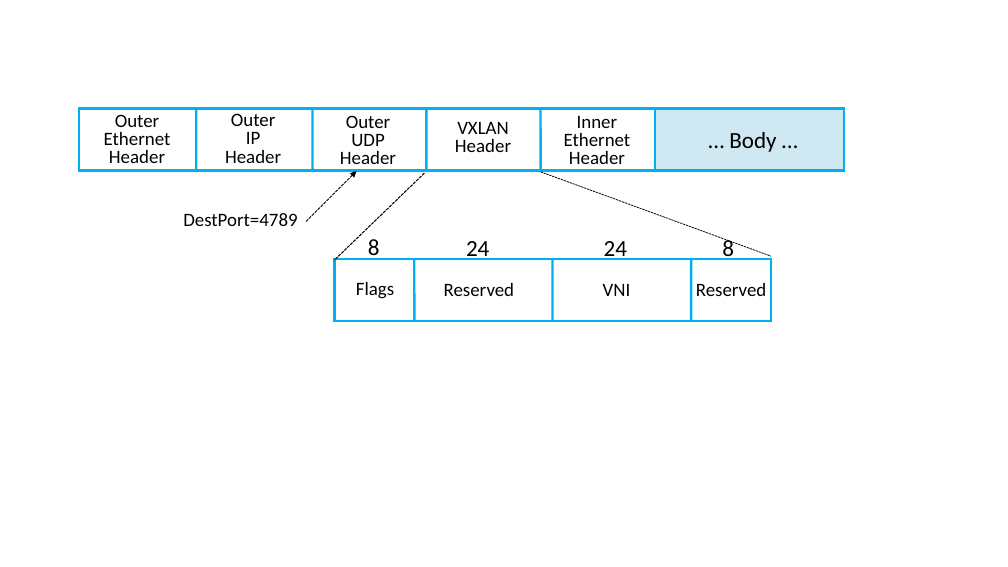
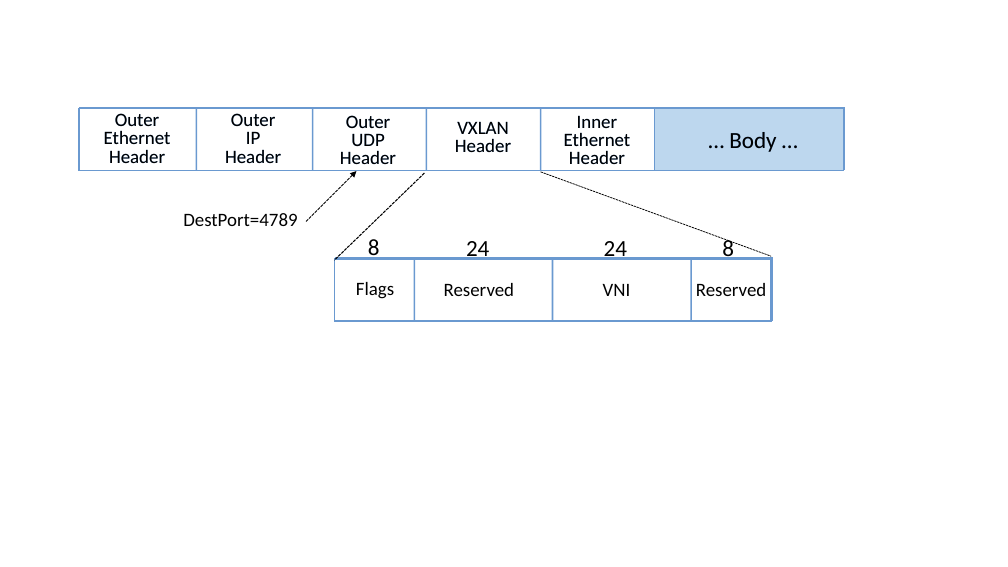
Before and after one commit to SystemsApproach/7E, a slide deck: slide 10 of virtual/figures/virtual.odp. Drawn at 1008x567 pixels with LibreOffice and Linux fonts; fonts in the diff are those of the drawing. Boxes give left, top, right and bottom in pixels: in the first picture for what was removed or moved away, otherwise in the second. Text is boxed around its words. In the diff, an @@ line names an element or a change of style, - is before the commit and + after.

```diff
--- a/virtual/figures/virtual.odp
+++ b/virtual/figures/virtual.odp
@@ rectangle at <box>79,109,844,171</box>: fill none to #FFFFFF; outline #00B0F0 2.24 pt to #6A99D0 1.5 pt; shadow on @@
@@ text at <box>104,113,171,150</box>: text changed @@
-Outer Ethernet
+Outer
+Ethernet
@@ line (197, 109) - (197, 171): stroke #00B0F0 2.24 pt to #6A99D0 1.5 pt @@
@@ line (312, 109) - (312, 171): stroke #00B0F0 2.24 pt to #6A99D0 1.5 pt @@
@@ line (426, 109) - (426, 171): stroke #00B0F0 2.24 pt to #6A99D0 1.5 pt @@
@@ line (541, 107) - (541, 170): stroke #00B0F0 2.24 pt to #6A99D0 1.5 pt @@
@@ rectangle at <box>655,109,844,171</box>: fill #CFE7F1 to #BDD7EE; outline #00B0F0 2.24 pt to #6A99D0 1.5 pt; shadow on @@
@@ rectangle at <box>334,259,771,321</box>: fill none to #FFFFFF; outline #00B0F0 2.24 pt to #6A99D0 1.5 pt; shadow on @@
@@ line (414, 259) - (414, 321): stroke #00B0F0 2.24 pt to #6A99D0 1.5 pt @@
@@ line (553, 259) - (553, 321): stroke #00B0F0 2.24 pt to #6A99D0 1.5 pt @@
@@ line (691, 258) - (691, 321): stroke #00B0F0 2.24 pt to #6A99D0 1.5 pt @@
```
Also in this commit, not shown: 13 slides added, 28 other files.
